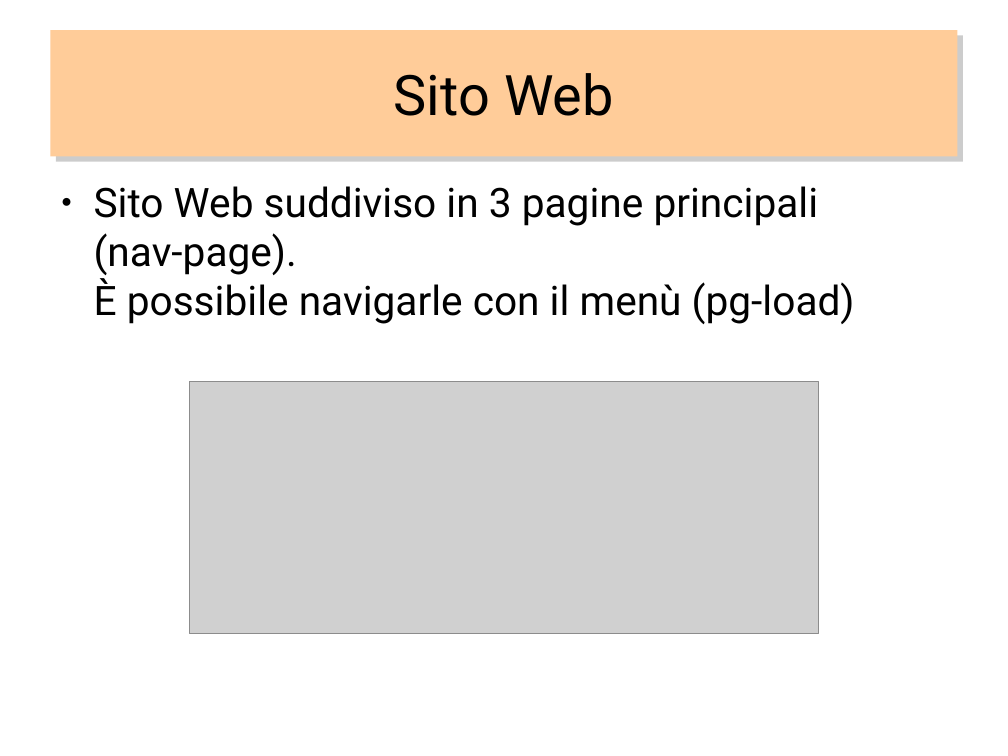
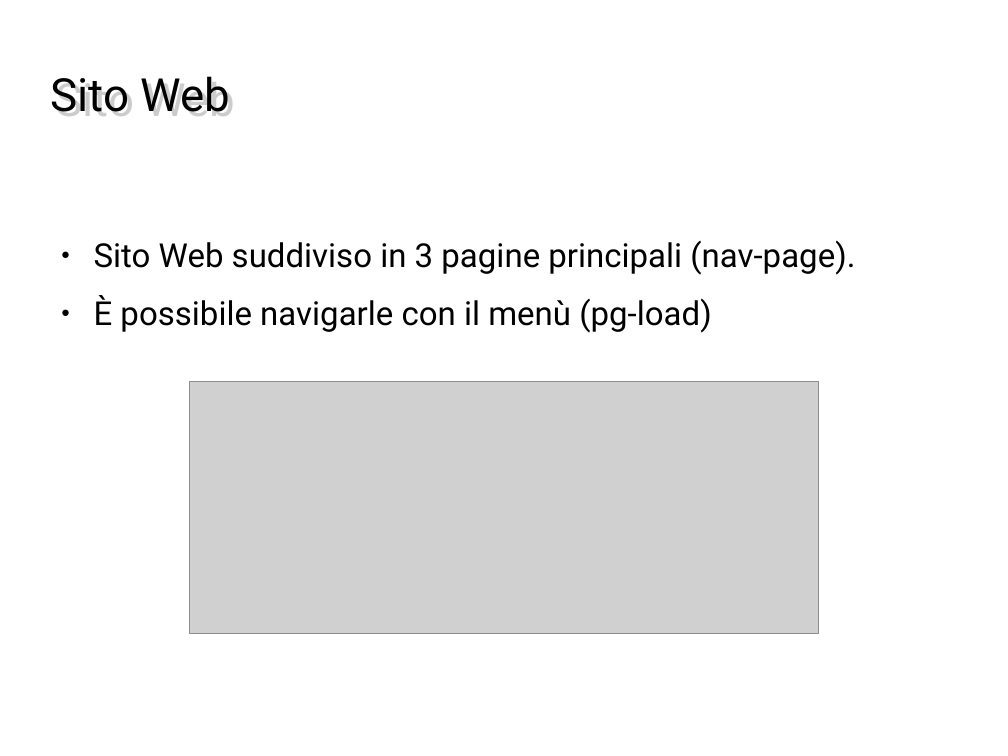
Before and after one commit to PeiPei97/ProgettoMagic, a slide deck: slide 12 of magicscrap.odp. Drawn at 1008x756 pixels with LibreOffice and Linux fonts; fonts in the diff are those of the drawing; grey boxes stand for pictures; background and template pictures are left out. Boxes give left, top, right and bottom in pixels: in the first picture for what was removed or moved away, otherwise in the second. Text is boxed around its words. In the diff, an @@ line names an element or a change of style, - is before the commit and + after.

```diff
--- a/magicscrap.odp
+++ b/magicscrap.odp
@@ title "Sito Web": place and size @@
-title "Sito Web" at (50,30,958,156)
+title "Sito Web" at (56,76,231,116)
@@ title "Sito Web" at (56,76,231,116): size 44 to 36 pt; alignment centre to left; fill #FFCC99 to none; shadow off @@
@@ text at (94,240,855,333): text changed; size 32 to 26 pt @@
-● Sito Web suddiviso in 3 pagine principali
-  (nav-page).
-  È possibile navigarle con il menù (pg-load)
+● Sito Web suddiviso in 3 pagine principali (nav-page).
+● È possibile navigarle con il menù (pg-load)
```
Also in this commit, not shown: 11 other slides changed, 3 slides added, 4 slides removed, 3 other files.
